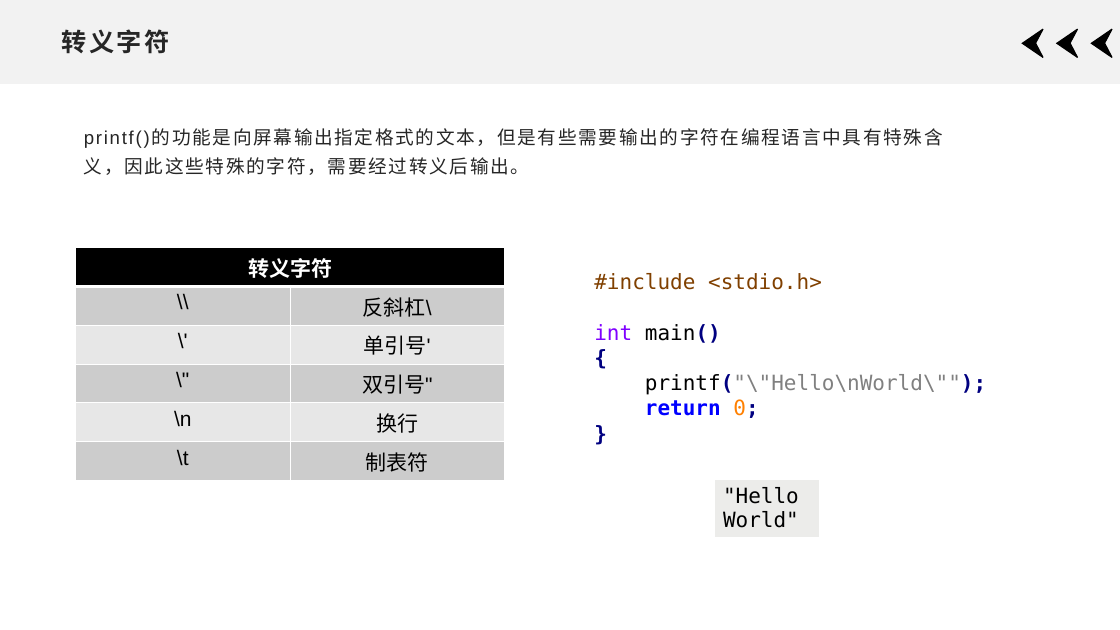
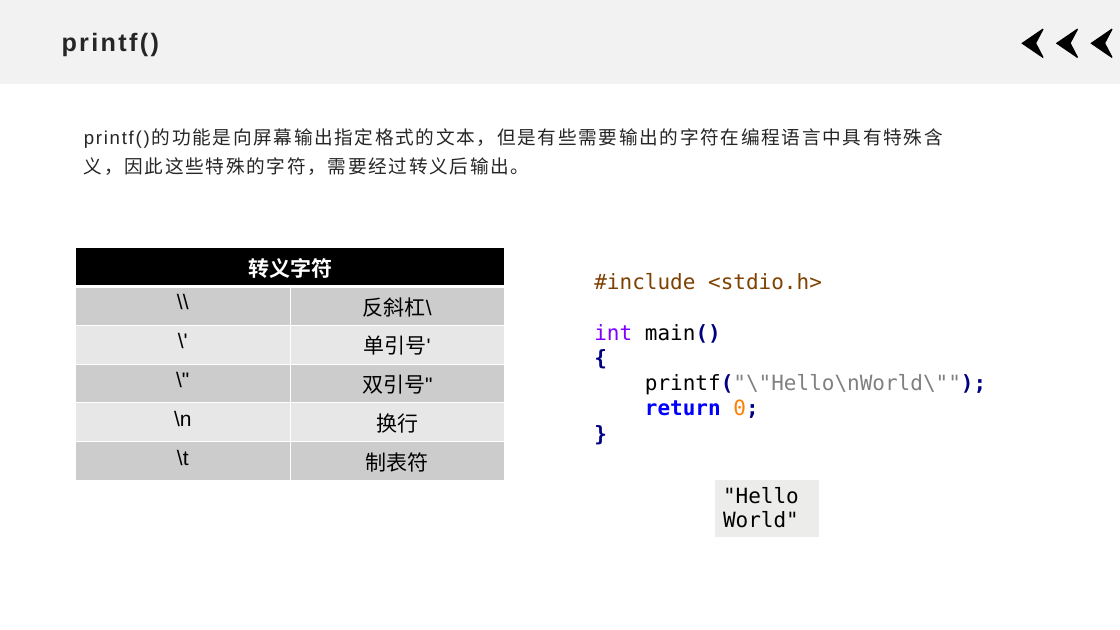
Before and after one commit to xdai02/C, a slide deck: slide 14 of slides/Chapter1.pptx. Drawn at 1120x630 pixels with LibreOffice and Linux fonts; fonts in the diff are those of the drawing. Boxes give left, top, right and bottom in pixels: in the first picture for what was removed or moved away, otherwise in the second. Text is boxed around its words. In the diff, an @@ line names an element or a change of style, - is before the commit and + after.

```diff
--- a/slides/Chapter1.pptx
+++ b/slides/Chapter1.pptx
@@ title at (62, 32, 159, 57): text changed @@
-转义字符
+printf()
```
Also in this commit, not shown: 2 other slides changed, 5 other files.
